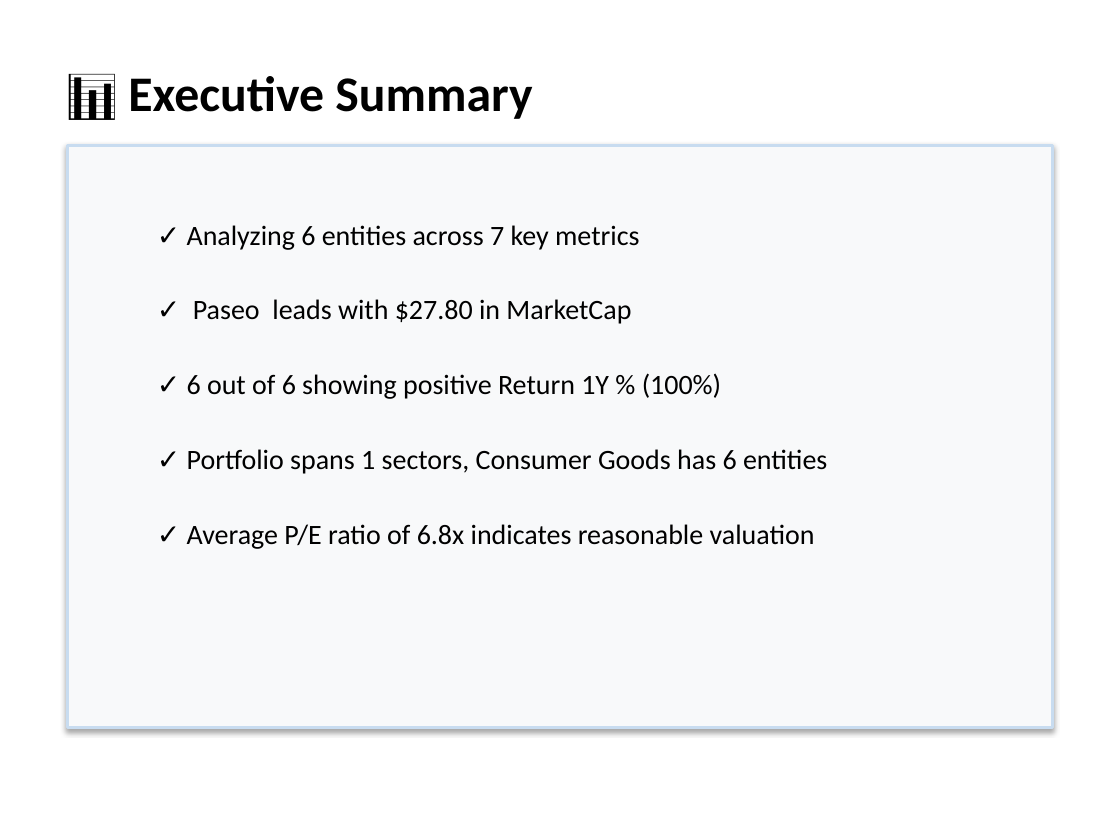
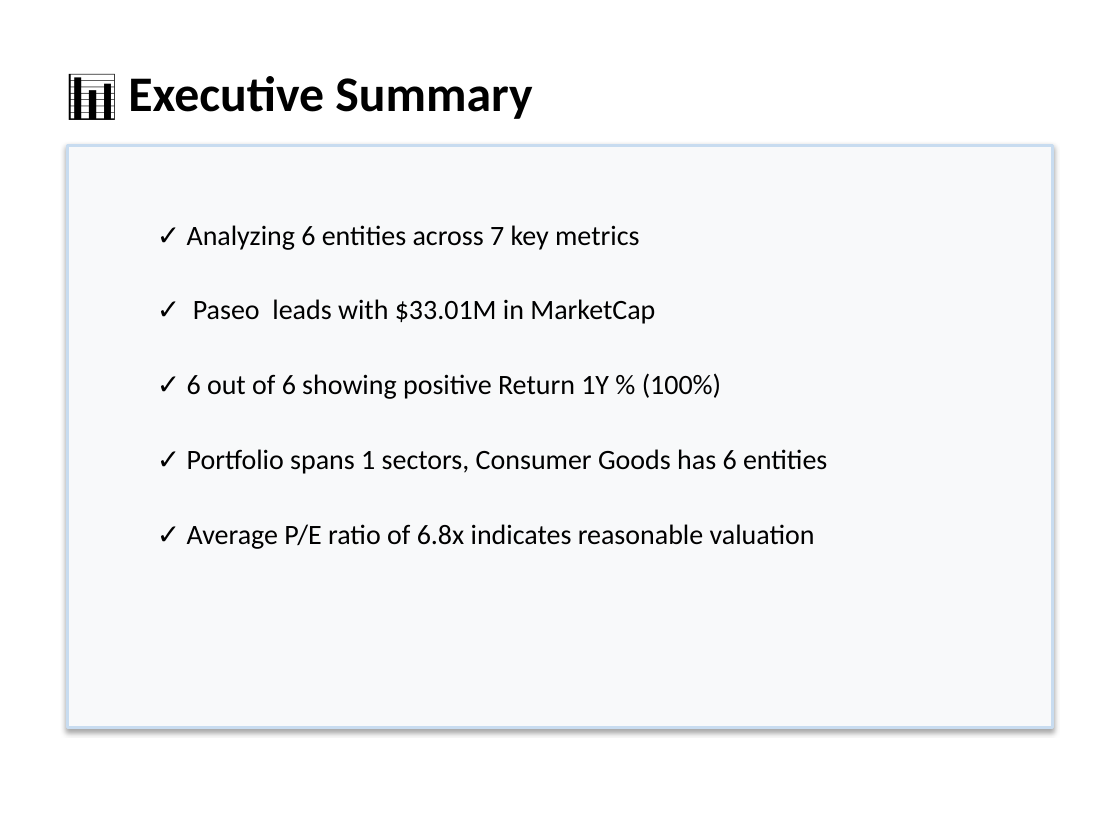
Before and after one commit to gaurav13407/FINEDECK-Excel-to-PPT-, a slide deck: slide 2 of examples/professional_demo/Financials_PRO_Tier.pptx. Drawn at 1120x840 pixels with LibreOffice and Linux fonts; fonts in the diff are those of the drawing. Boxes give left, top, right and bottom in pixels: in the first picture for what was removed or moved away, otherwise in the second. Text is boxed around its words. In the diff, an @@ line names an element or a change of style, - is before the commit and + after.

```diff
--- a/examples/professional_demo/Financials_PRO_Tier.pptx
+++ b/examples/professional_demo/Financials_PRO_Tier.pptx
@@ text at box(193, 299, 655, 324): text changed @@
-✓ Paseo leads with $27.80 in MarketCap
+✓ Paseo leads with $33.01M in MarketCap
```
Also in this commit, not shown: 2 other slides changed, 29 other files.
